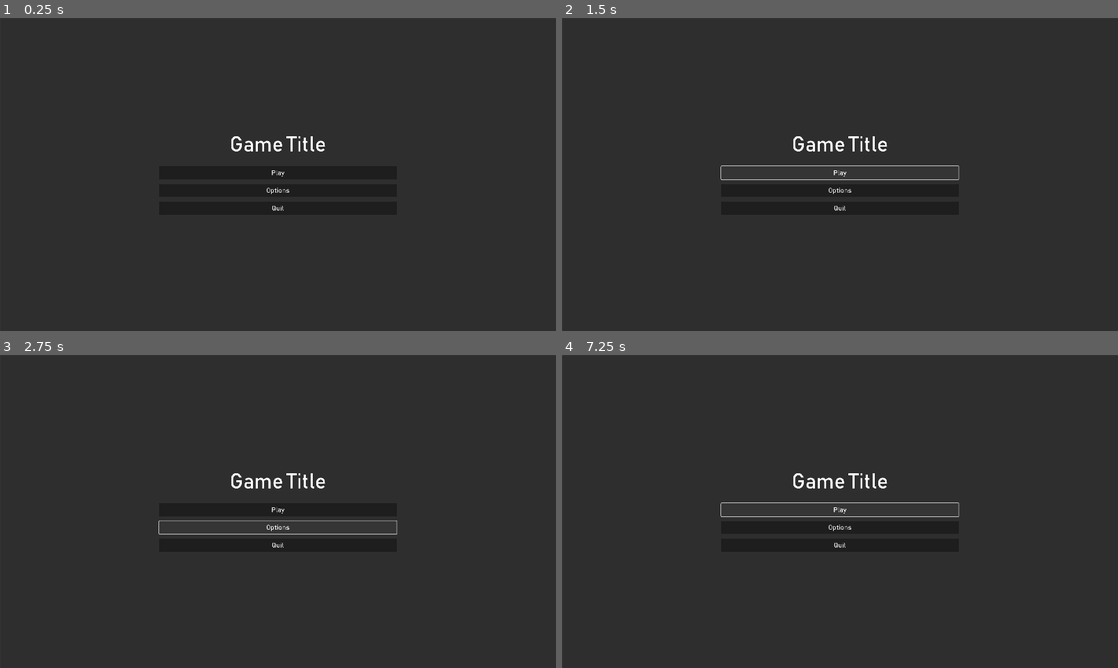
Above: before the commit, frames 1-4 (two rows, left to right).
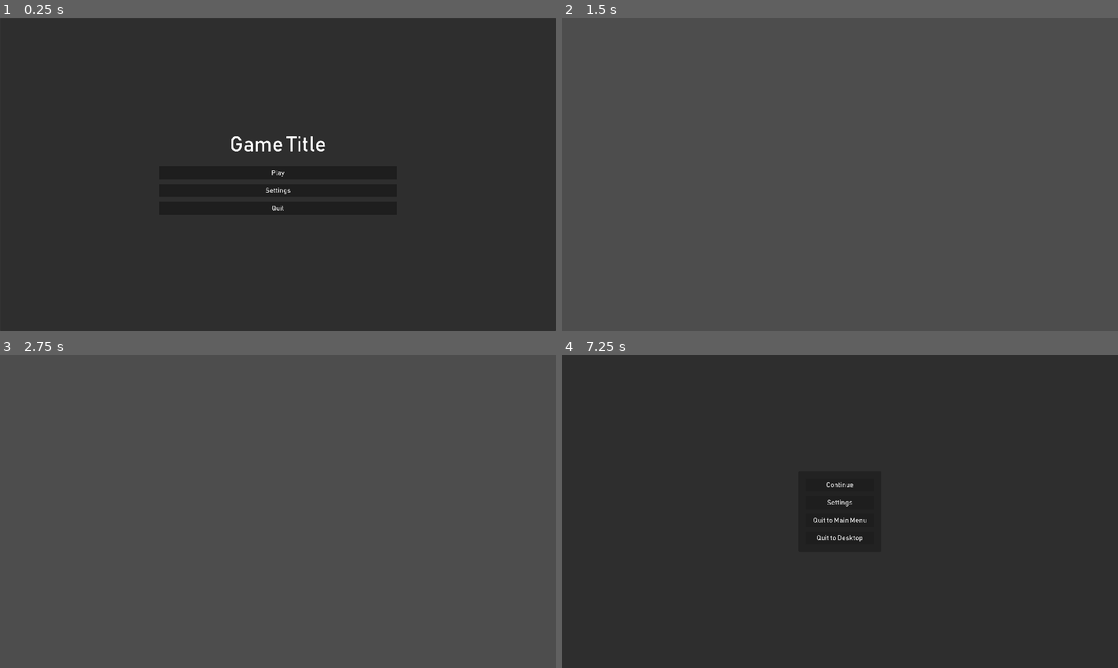
Above: after the commit, the same moments.

Repository: KevinGeertjens/Godot-Base-Template
Game: Godot game, scene res://scenes/menus/main/main_menu.tscn
Two runs of this game, one before a commit and one after it. Both use one fixed random seed, a clock stepped at 60 frames per second and the inputs below. Before the commit the project starts from res://scenes/menus/main_menu/main_menu.tscn.
Inputs (mouse positions are in pixels of both pictures, inside the frame that each line leads up to):
- Up to frame 1 (0.25 s): no input
- Up to frame 2 (1.5 s): click "Play" at 0.5 s; click (840, 171) at 1.25 s, where only the run before the commit has a clickable "Play"
- Up to frame 3 (2.75 s): click (278, 527) at 2 s, where only the run before the commit has a clickable "Options"
- Up to frame 4 (7.25 s): click (840, 508) at 2.75 s, where only the run before the commit has a clickable "Play"; tap Enter at 3.5, 5, 6.5 s; tap Space at 4.25, 5.75 s; tap Escape (ui_cancel) at 7.15 s

The runs differ from the first frame. In frame 1, less than 0.1% of the frame differs, in the area x 47-53%, y 54-57%; in frame 2, 98%; in frame 3, 98%, in the area x 0-100%, y 0-100%; in frame 4, 0.7%.

Commit message:
Changing scenes & basic pause menu
Implemented autoload script to easily change scenes, and also added a basic in-game pause menu, alongside the option to open the settings menu both from the main menu and the pause menu

Diff:
--- a/code/assets/themes/default_theme.tres
+++ b/code/assets/themes/default_theme.tres
@@ -3,7 +3,9 @@
 [ext_resource type="FontFile" uid="uid://cr23pjkcnn6bk" path="res://assets/fonts/bahnschrift.TTF" id="1_tye7j"]
 
 [sub_resource type="StyleBoxFlat" id="StyleBoxFlat_jblcr"]
+content_margin_left = 25.0
 content_margin_top = 10.0
+content_margin_right = 25.0
 content_margin_bottom = 10.0
 bg_color = Color(0.117647, 0.117647, 0.117647, 1)
 
--- /dev/null
+++ b/code/autoload/change_scene.gd
@@ -0,0 +1,12 @@
+extends Node
+
+func change_scene(newSceneResource: Resource) -> void:
+	var root = get_tree().get_root()
+	var currentScene = get_tree().current_scene
+
+	root.remove_child(currentScene)
+	currentScene.call_deferred("free") #Frees scene from memory
+
+	var newSceneInstance = newSceneResource.instantiate()
+	root.add_child(newSceneInstance)
+	get_tree().current_scene = newSceneInstance
--- a/code/project.godot
+++ b/code/project.godot
@@ -11,13 +11,18 @@
 [application]
 
 config/name="GameTemplate"
-run/main_scene="res://scenes/menus/main_menu/main_menu.tscn"
+run/main_scene="res://scenes/menus/main/main_menu.tscn"
 config/features=PackedStringArray("4.2", "Forward Plus")
+
+[autoload]
+
+ChangeScene="*res://autoload/change_scene.gd"
 
 [display]
 
 window/size/viewport_width=1920
 window/size/viewport_height=1080
+window/size/mode=3
 window/size/resizable=false
 window/stretch/mode="viewport"
 window/stretch/scale_mode="integer"
--- /dev/null
+++ b/code/scenes/gameplay/gameplay.tscn
@@ -0,0 +1,8 @@
+[gd_scene load_steps=2 format=3 uid="uid://c7iaiekyo28ii"]
+
+[ext_resource type="PackedScene" uid="uid://bbevthyyyo81g" path="res://scenes/gameplay/gui/gui.tscn" id="1_oot1o"]
+
+[node name="Gameplay" type="Node2D"]
+process_mode = 1
+
+[node name="GUI" parent="." instance=ExtResource("1_oot1o")]
--- /dev/null
+++ b/code/scenes/gameplay/gui/gui.gd
@@ -0,0 +1,8 @@
+extends CanvasLayer
+
+@onready var pauseMenu = $PauseMenu
+
+func _process(_delta):
+	if !pauseMenu.visible && Input.is_action_just_released("ui_cancel"):
+		get_tree().paused = true
+		pauseMenu.visible = true
--- /dev/null
+++ b/code/scenes/gameplay/gui/gui.tscn
@@ -0,0 +1,11 @@
+[gd_scene load_steps=3 format=3 uid="uid://bbevthyyyo81g"]
+
+[ext_resource type="Script" path="res://scenes/gameplay/gui/gui.gd" id="1_g8wyu"]
+[ext_resource type="PackedScene" uid="uid://doobqokobqj3w" path="res://scenes/menus/pause/pause_menu.tscn" id="2_vcfii"]
+
+[node name="GUI" type="CanvasLayer"]
+script = ExtResource("1_g8wyu")
+
+[node name="PauseMenu" parent="." instance=ExtResource("2_vcfii")]
+process_mode = 2
+visible = false
--- /dev/null
+++ b/code/scenes/menus/main/main_menu.gd
@@ -0,0 +1,13 @@
+extends PanelContainer
+
+@onready var settingsMenu = $SettingsMenu
+
+func _on_play_button_pressed():
+	var gameplayScene = load("res://scenes/gameplay/gameplay.tscn")
+	ChangeScene.change_scene(gameplayScene)
+
+func _on_settings_button_pressed():
+	settingsMenu.visible = !settingsMenu.visible
+
+func _on_quit_button_pressed():
+	get_tree().quit()
--- a/code/scenes/menus/main_menu/main_menu.tscn
+++ b/code/scenes/menus/main/main_menu.tscn
@@ -1,4 +1,7 @@
-[gd_scene format=3 uid="uid://pjoxsk86mfjc"]
+[gd_scene load_steps=3 format=3 uid="uid://pjoxsk86mfjc"]
+
+[ext_resource type="Script" path="res://scenes/menus/main/main_menu.gd" id="1_kjmph"]
+[ext_resource type="PackedScene" uid="uid://bbjn6b5dbkl45" path="res://scenes/menus/settings/settings_menu.tscn" id="2_w1wlx"]
 
 [node name="MainMenu" type="PanelContainer"]
 anchors_preset = 15
@@ -8,6 +11,7 @@
 grow_vertical = 2
 size_flags_horizontal = 3
 size_flags_vertical = 3
+script = ExtResource("1_kjmph")
 
 [node name="Margin" type="MarginContainer" parent="."]
 layout_mode = 2
@@ -34,10 +38,18 @@
 layout_mode = 2
 text = "Play"
 
-[node name="OptionsButton" type="Button" parent="Margin/VBoxContainer/Buttons"]
+[node name="SettingsButton" type="Button" parent="Margin/VBoxContainer/Buttons"]
 layout_mode = 2
-text = "Options"
+text = "Settings"
 
 [node name="QuitButton" type="Button" parent="Margin/VBoxContainer/Buttons"]
 layout_mode = 2
 text = "Quit"
+
+[node name="SettingsMenu" parent="." instance=ExtResource("2_w1wlx")]
+visible = false
+layout_mode = 2
+
+[connection signal="pressed" from="Margin/VBoxContainer/Buttons/PlayButton" to="." method="_on_play_button_pressed"]
+[connection signal="pressed" from="Margin/VBoxContainer/Buttons/SettingsButton" to="." method="_on_settings_button_pressed"]
+[connection signal="pressed" from="Margin/VBoxContainer/Buttons/QuitButton" to="." method="_on_quit_button_pressed"]
--- /dev/null
+++ b/code/scenes/menus/pause/pause_menu.gd
@@ -0,0 +1,18 @@
+extends PanelContainer
+
+@onready var settingsMenu = $SettingsMenu
+
+func _on_continue_button_pressed():
+	get_tree().paused = false
+	self.visible = false
+
+func _on_settings_button_pressed():
+	settingsMenu.visible = !settingsMenu.visible
+
+func _on_quit_main_menu_button_pressed():
+	get_tree().paused = false
+	var mainMenuScene = load("res://scenes/menus/main/main_menu.tscn")
+	ChangeScene.change_scene(mainMenuScene)
+
+func _on_quit_desktop_button_pressed():
+	get_tree().quit()
--- /dev/null
+++ b/code/scenes/menus/pause/pause_menu.tscn
@@ -0,0 +1,57 @@
+[gd_scene load_steps=4 format=3 uid="uid://doobqokobqj3w"]
+
+[ext_resource type="Script" path="res://scenes/menus/pause/pause_menu.gd" id="1_j361r"]
+[ext_resource type="PackedScene" uid="uid://bbjn6b5dbkl45" path="res://scenes/menus/settings/settings_menu.tscn" id="2_wp41h"]
+
+[sub_resource type="StyleBoxFlat" id="StyleBoxFlat_v4fc0"]
+bg_color = Color(0, 0, 0, 0.392157)
+
+[node name="PauseMenu" type="PanelContainer"]
+anchors_preset = 15
+anchor_right = 1.0
+anchor_bottom = 1.0
+grow_horizontal = 2
+grow_vertical = 2
+theme_override_styles/panel = SubResource("StyleBoxFlat_v4fc0")
+script = ExtResource("1_j361r")
+
+[node name="Center" type="CenterContainer" parent="."]
+layout_mode = 2
+
+[node name="PanelContainer" type="PanelContainer" parent="Center"]
+layout_mode = 2
+
+[node name="MarginContainer" type="MarginContainer" parent="Center/PanelContainer"]
+layout_mode = 2
+theme_override_constants/margin_left = 25
+theme_override_constants/margin_top = 25
+theme_override_constants/margin_right = 25
+theme_override_constants/margin_bottom = 25
+
+[node name="Buttons" type="VBoxContainer" parent="Center/PanelContainer/MarginContainer"]
+layout_mode = 2
+
+[node name="ContinueButton" type="Button" parent="Center/PanelContainer/MarginContainer/Buttons"]
+layout_mode = 2
+text = "Continue"
+
+[node name="SettingsButton" type="Button" parent="Center/PanelContainer/MarginContainer/Buttons"]
+layout_mode = 2
+text = "Settings"
+
+[node name="QuitMainMenuButton" type="Button" parent="Center/PanelContainer/MarginContainer/Buttons"]
+layout_mode = 2
+text = "Quit to Main Menu"
+
+[node name="QuitDesktopButton" type="Button" parent="Center/PanelContainer/MarginContainer/Buttons"]
+layout_mode = 2
+text = "Quit to Desktop"
+
+[node name="SettingsMenu" parent="." instance=ExtResource("2_wp41h")]
+visible = false
+layout_mode = 2
+
+[connection signal="pressed" from="Center/PanelContainer/MarginContainer/Buttons/ContinueButton" to="." method="_on_continue_button_pressed"]
+[connection signal="pressed" from="Center/PanelContainer/MarginContainer/Buttons/SettingsButton" to="." method="_on_settings_button_pressed"]
+[connection signal="pressed" from="Center/PanelContainer/MarginContainer/Buttons/QuitMainMenuButton" to="." method="_on_quit_main_menu_button_pressed"]
+[connection signal="pressed" from="Center/PanelContainer/MarginContainer/Buttons/QuitDesktopButton" to="." method="_on_quit_desktop_button_pressed"]
--- /dev/null
+++ b/code/scenes/menus/settings/settings_menu.gd
@@ -0,0 +1,5 @@
+extends PanelContainer
+
+func _process(_delta):
+	if self.visible && Input.is_action_pressed("ui_cancel"):
+		self.visible = false
--- /dev/null
+++ b/code/scenes/menus/settings/settings_menu.tscn
@@ -0,0 +1,19 @@
+[gd_scene load_steps=3 format=3 uid="uid://bbjn6b5dbkl45"]
+
+[ext_resource type="Script" path="res://scenes/menus/settings/settings_menu.gd" id="1_iul8f"]
+
+[sub_resource type="StyleBoxFlat" id="StyleBoxFlat_5odnb"]
+bg_color = Color(0, 0, 0, 0.392157)
+
+[node name="SettingsMenu" type="PanelContainer"]
+anchors_preset = 15
+anchor_right = 1.0
+anchor_bottom = 1.0
+grow_horizontal = 2
+grow_vertical = 2
+theme_override_styles/panel = SubResource("StyleBoxFlat_5odnb")
+script = ExtResource("1_iul8f")
+
+[node name="Label" type="Label" parent="."]
+layout_mode = 2
+text = "Test"
